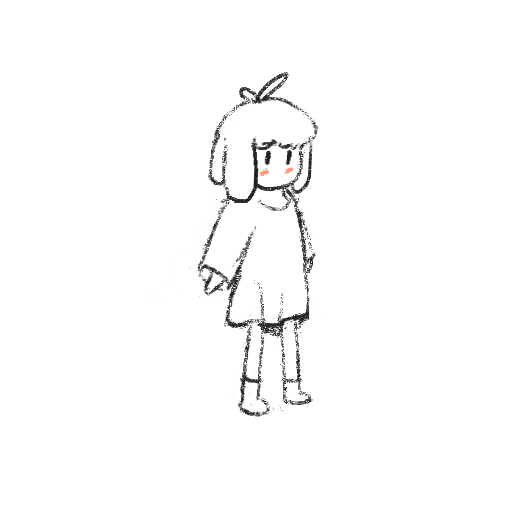
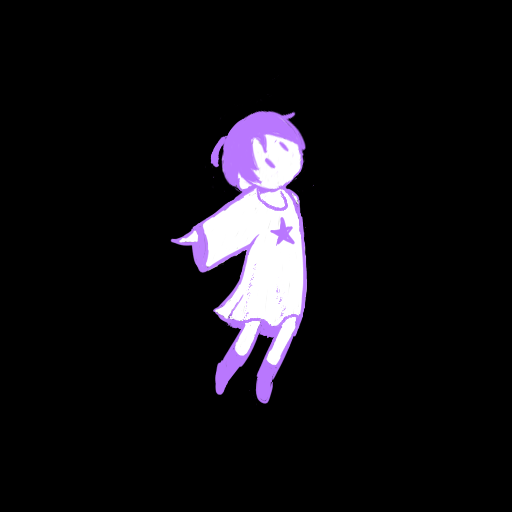
Layered file, before and after one edit (512x512). Changes by layer:
added group "P2Fly" with 1 layers above "P1Fly" over <box>128,64,384,448</box>
added layer "Paint Layer 2 Merged" in group "P2Fly" over <box>128,64,384,448</box>
moved "paint" (2nd of 2, in "P1Idle") into group "P1Idle", painted on it over <box>128,64,384,448</box>
renamed "lineart" to "Paint Layer 1", painted on it over <box>0,0,512,512</box>
